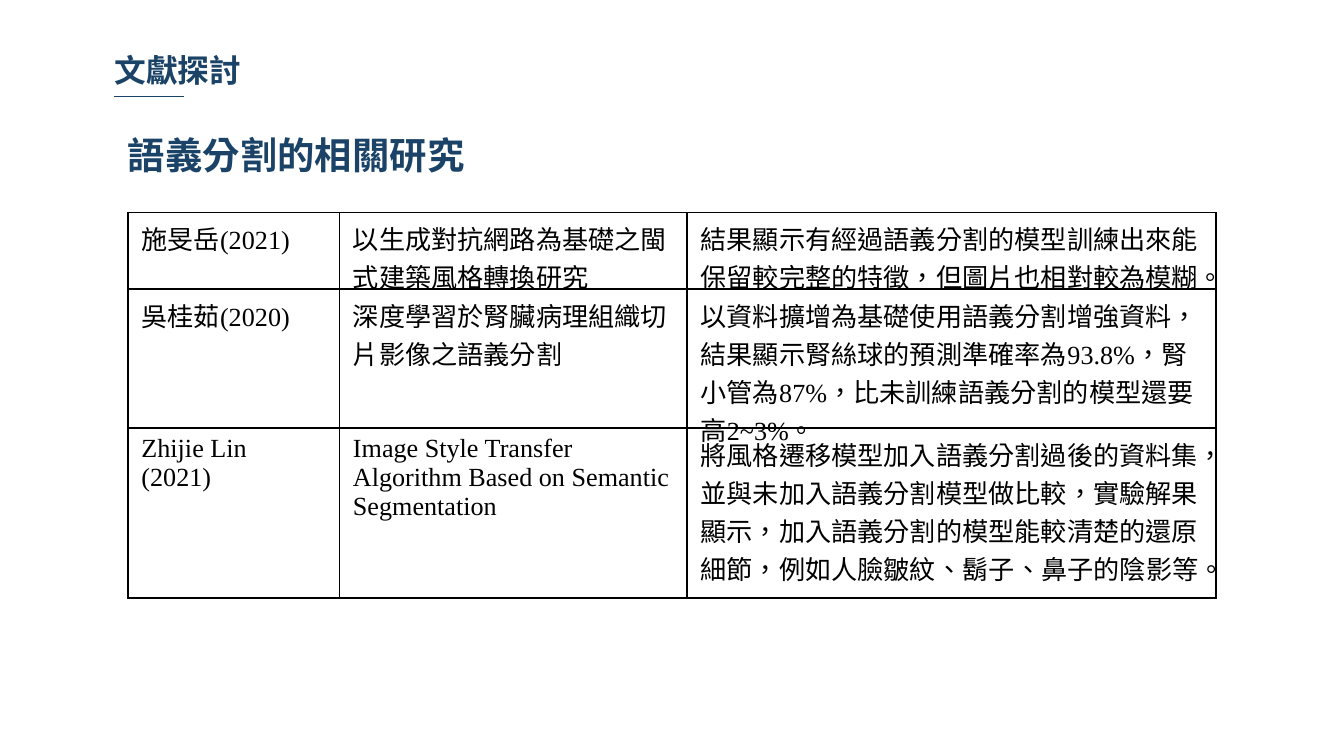
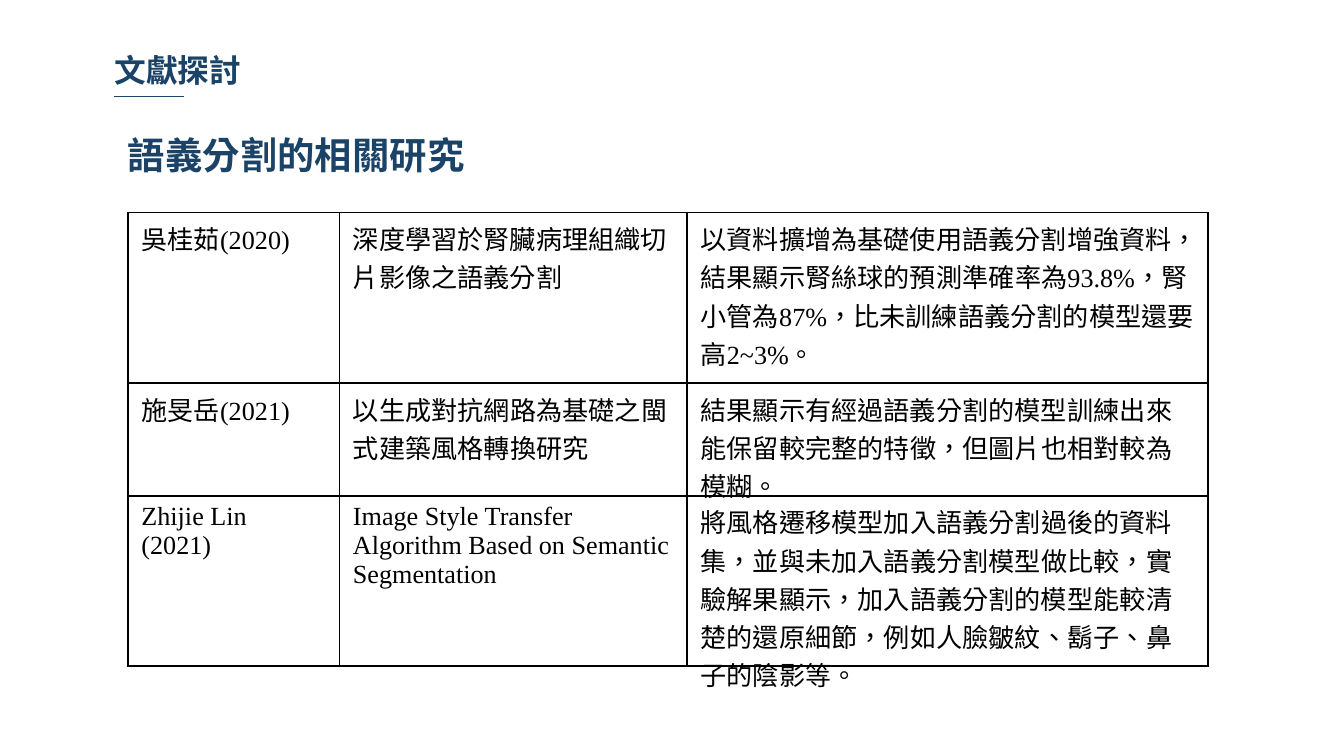
Before and after one commit to 10994015/paper, a slide deck: slide 17 of 論文/論文初審.pptx. Drawn at 1344x756 pixels with LibreOffice and Linux fonts; fonts in the diff are those of the drawing; background and template pictures are left out. Boxes give left, top, right and bottom in pixels: in the first picture for what was removed or moved away, otherwise in the second. Text is boxed around its words. In the diff, an @@ line names an element or a change of style, - is before the commit and + after.

```diff
--- a/論文/論文初審.pptx
+++ b/論文/論文初審.pptx
@@ table at bbox=[128, 212, 1208, 691] @@
+row 1: 吳桂茹(2020) | 深度學習於腎臟病理組織切片影像之語義分割 | 以資料擴增為基礎使用語義分割增強資料，結果顯示腎絲球的預測準確率為93.8%，腎小管為87%，比未訓練語義分割的模型還要高2~3%。
-row 2: 吳桂茹(2020) | 深度學習於腎臟病理組織切片影像之語義分割 | 以資料擴增為基礎使用語義分割增強資料，結果顯示腎絲球的預測準確率為93.8%，腎小管為87%，比未訓練語義分割的模型還要高2~3%。
@@ table: place and size @@
-table at bbox=[128, 212, 1215, 598]
+table at bbox=[128, 212, 1208, 691]
```
Also in this commit, not shown: 8 other slides changed, 1 slide removed.
